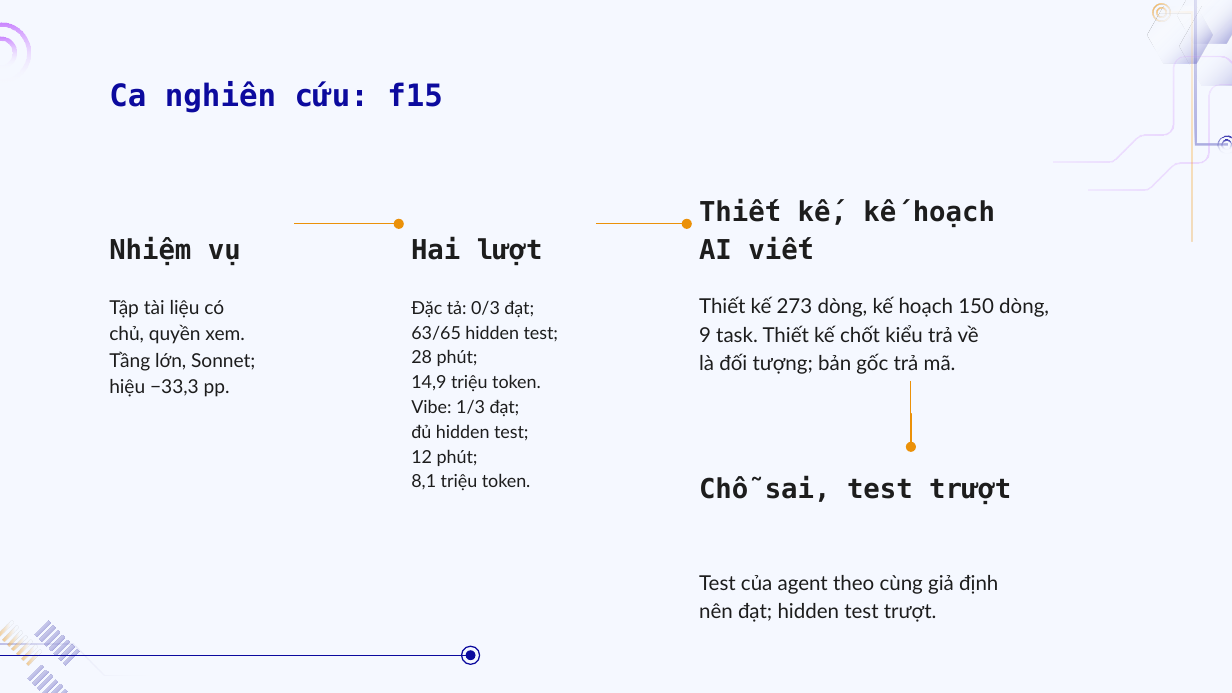
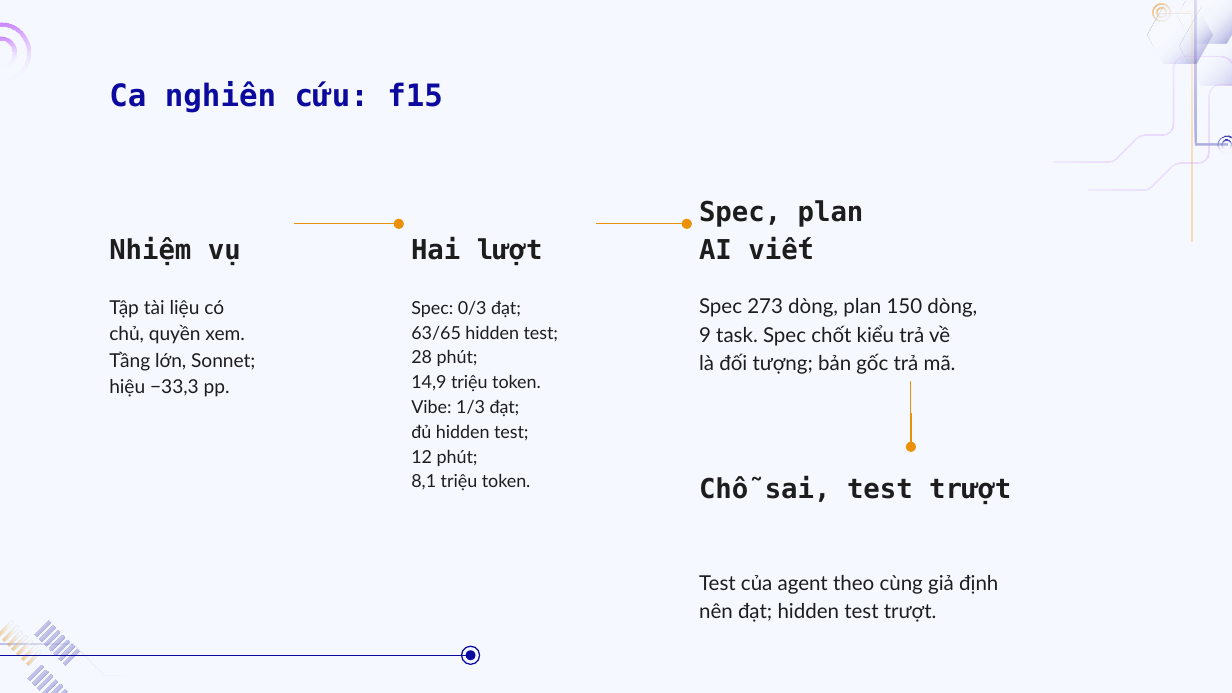
Before and after one commit to doanan293/vipharmind-ai-sdlc-study, a slide deck: slide 22 of docs/presentation/vipharmind-slides.pptx. Drawn at 1232x693 pixels with LibreOffice and Linux fonts; fonts in the diff are those of the drawing; background and template pictures are left out. Boxes give left, top, right and bottom in pixels: in the first picture for what was removed or moved away, otherwise in the second. Text is boxed around its words. In the diff, an @@ line names an element or a change of style, - is before the commit and + after.

```diff
--- a/docs/presentation/vipharmind-slides.pptx
+++ b/docs/presentation/vipharmind-slides.pptx
@@ text at <box>699,200,864,259</box>: text changed @@
-Thiết kế, kế hoạch
-AI viết
+Spec, plan
+AI viết
@@ text at <box>699,298,977,374</box>: text changed @@
-Thiết kế 273 dòng, kế hoạch 150 dòng,
-9 task. Thiết kế chốt kiểu trả về
-là đối tượng; bản gốc trả mã.
+Spec 273 dòng, plan 150 dòng,
+9 task. Spec chốt kiểu trả về
+là đối tượng; bản gốc trả mã.
@@ text at <box>411,301,559,490</box>: text changed @@
-Đặc tả: 0/3 đạt;
-63/65 hidden test;
-28 phút;
-14,9 triệu token.
-Vibe: 1/3 đạt;
-đủ hidden test;
-12 phút;
-8,1 triệu token.
+Spec: 0/3 đạt;
+63/65 hidden test;
+28 phút;
+14,9 triệu token.
+Vibe: 1/3 đạt;
+đủ hidden test;
+12 phút;
+8,1 triệu token.
```
Also in this commit, not shown: 15 other slides changed, 3 other files.
